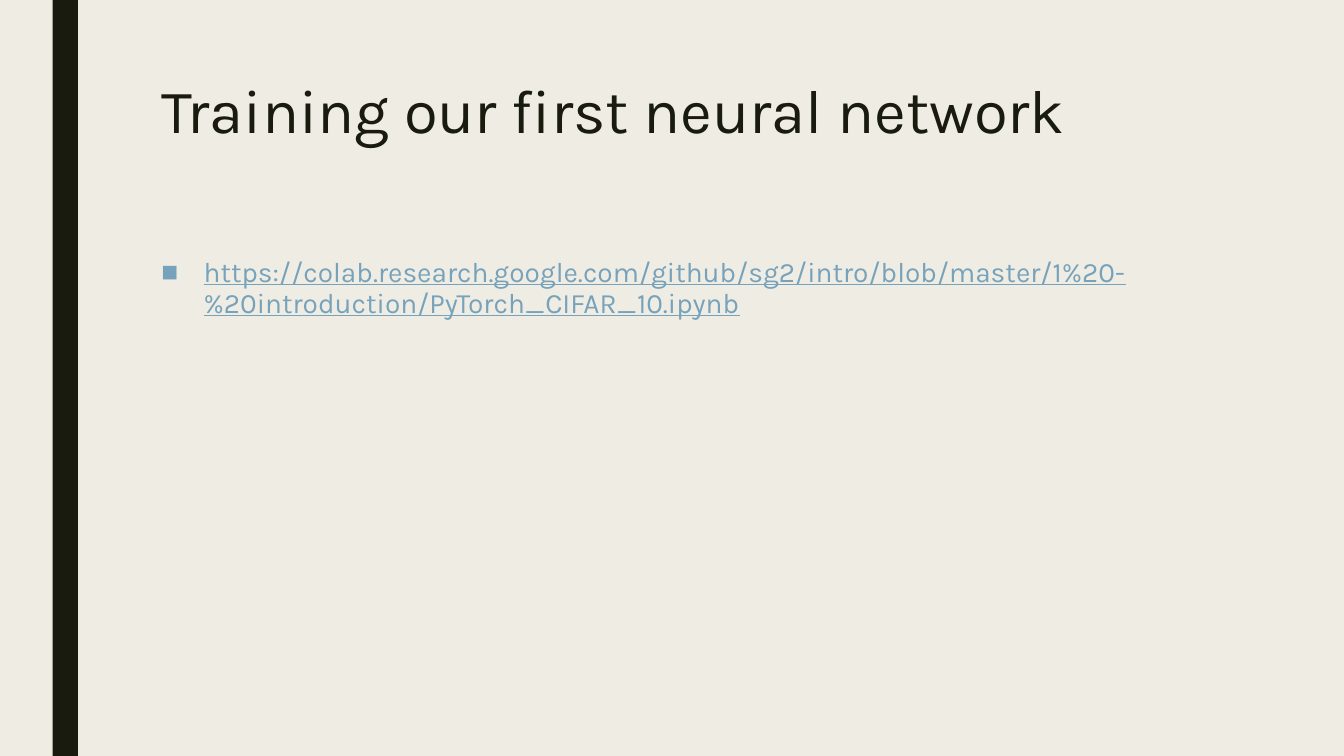
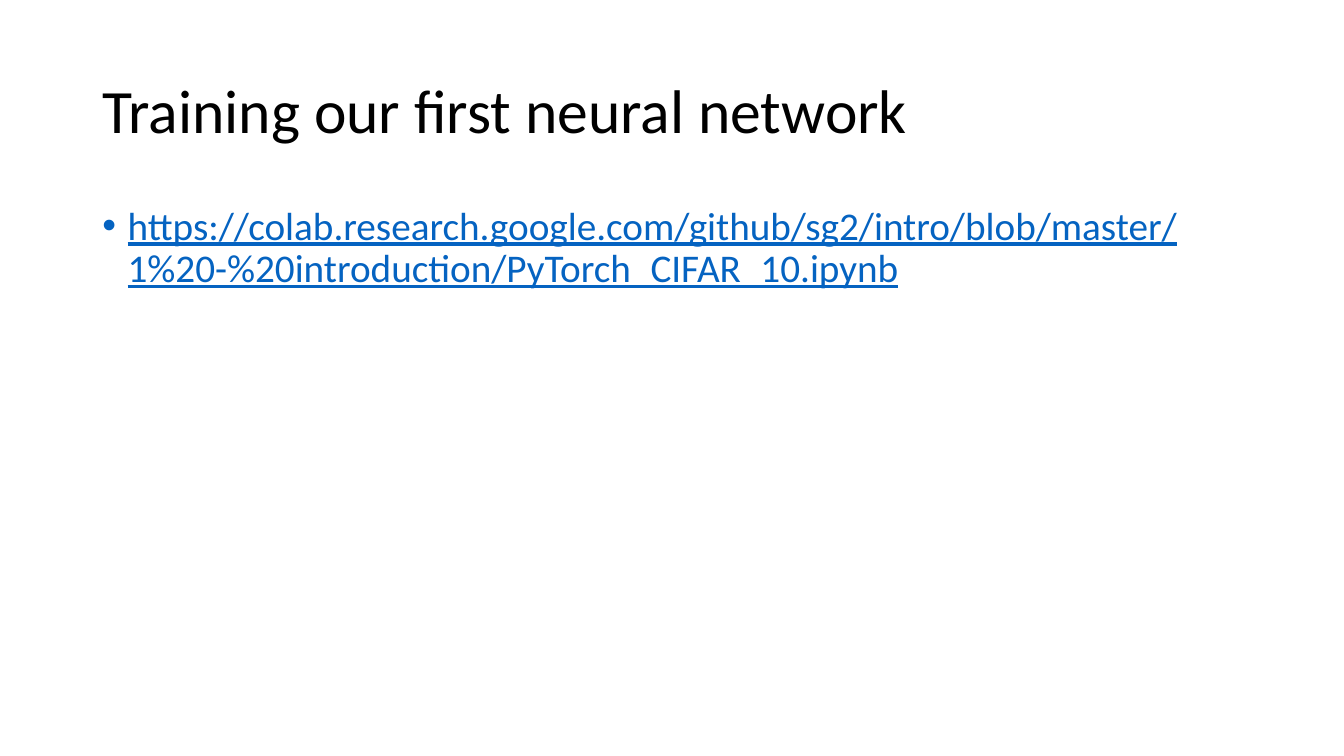
Before and after one commit to bahadirbklg/intro, a slide deck: slide 28 of 1 - introduction/DLMR 1 - introduction.pptx (slide 20 before the commit). Drawn at 1344x756 pixels with LibreOffice and Linux fonts; fonts in the diff are those of the drawing. Boxes give left, top, right and bottom in pixels: in the first picture for what was removed or moved away, otherwise in the second. Text is boxed around its words. In the diff, an @@ line names an element or a change of style, - is before the commit and + after.

```diff
--- a/1 - introduction/DLMR 1 - introduction.pptx
+++ b/1 - introduction/DLMR 1 - introduction.pptx
@@ background #EFEDE3 to #FFFFFF @@
@@ rectangle removed at (52,0,78,756) @@
@@ title "Training our first neural network": place and size @@
-title "Training our first neural network" at (161,90,1065,148)
+title "Training our first neural network" at (102,90,907,144)
@@ title "Training our first neural network" at (102,90,907,144): font Karla to Calibri, text colour #191B0E to #000000; line spacing 0.89 to 0.9; vertical alignment top to middle @@
@@ text "https://colab.research.google.com/github/sg2/intro/blob/mast ...": place and size @@
-text "https://colab.research.google.com/github/sg2/intro/blob/mast ..." at (204,261,1125,320)
+text "https://colab.research.google.com/github/sg2/intro/blob/mast ..." at (128,212,1177,289)
@@ text "https://colab.research.google.com/github/sg2/intro/blob/mast ..." at (128,212,1177,289): size 20 to 28 pt, font Karla to Calibri, text colour #77A2BB to #0563C1; bullet ■ to •; line spacing 0.94 to 0.9; less space between paragraphs @@
```
Also in this commit, not shown: 16 other slides changed, 15 slides added, 3 slides removed.
